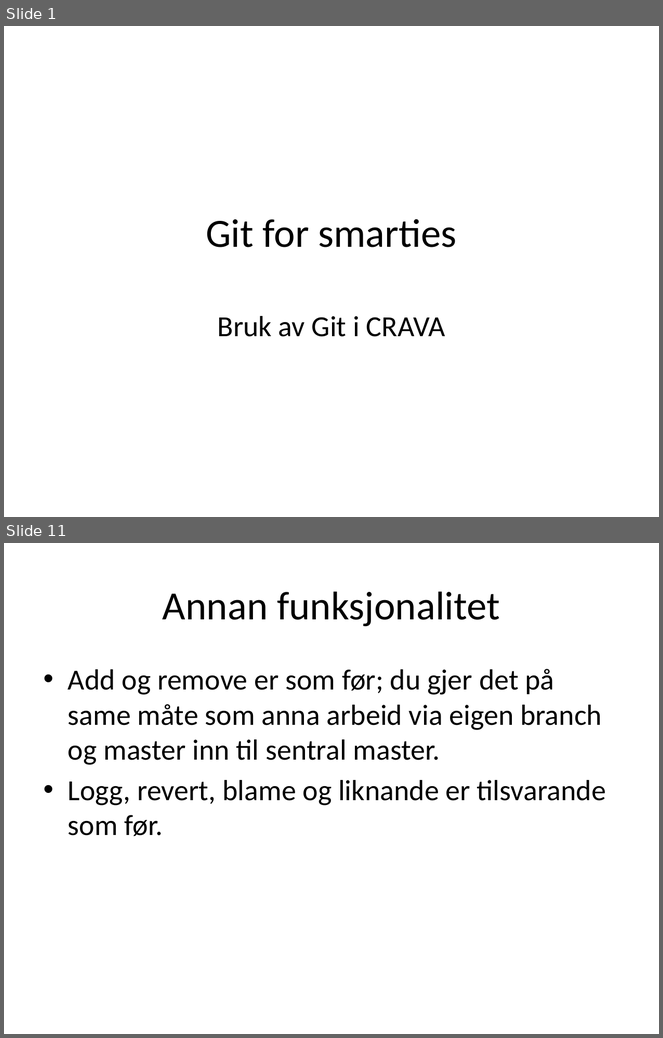
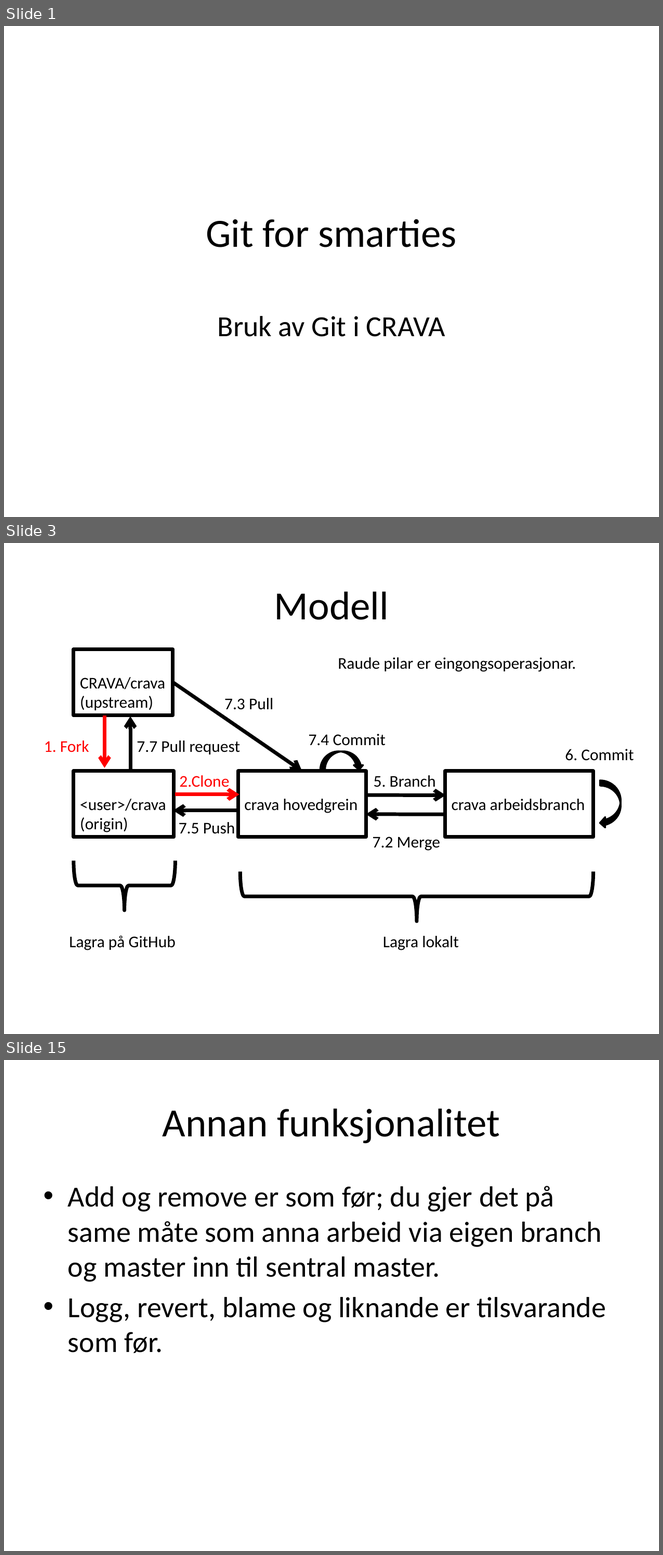
Before and after one commit to CRAVA/crava, a slide deck: doc/Gitforsmarties.pptx. Shown one above the other, each under a label of ours: slides 1 and 11 before the commit, slides 1, 3 and 15 after it; the slides between them are not shown. The pictures are 663x1038 and 663x1555 pixels, drawn with LibreOffice and Linux fonts; fonts in the diff are those of the drawing. Boxes give left, top, right and bottom in pixels: in the first picture for what was removed or moved away, otherwise in the second. Text is boxed around its words. In the diff, an @@ line names an element or a change of style, - is before the commit and + after.

Commit message:
CRA-541: Changed procedure by now merging branch into master before pulling from upstream, and then committing before pushing to origin. Also added graphical illustration of process.

```diff
--- a/doc/Gitforsmarties.pptx
+++ b/doc/Gitforsmarties.pptx
@@ slide 3 added at [4,543,659,1034], background #FFFFFF @@
@@ title added at [274,591,389,620], 44 pt, text #000000 @@
+Modell
@@ rectangle added at [74,649,173,715], outline #000000 4 pt, 18 pt, text #000000 @@
+CRAVA/crava
+(upstream)
@@ text added at [338,657,576,672], 18 pt, text #000000 @@
+Raude pilar er eingongsoperasjonar.
@@ arrow added from (173, 682) to (302, 771), #000000 4 pt @@
@@ text added at [224,698,273,710], 18 pt, text #000000 @@
+7.3 Pull
@@ arrow added from (105, 715) to (105, 768), #FF0000 4 pt @@
@@ arrow added from (130, 769) to (130, 717), #000000 4 pt @@
@@ text added at [44,741,89,753], 18 pt, text #FF0000 @@
+1. Fork
@@ text added at [137,741,240,755], 18 pt, text #000000 @@
+7.7 Pull request
@@ text added at [309,734,386,746], 18 pt, text #000000 @@
+7.4 Commit
@@ curved down arrow added at [321,752,364,770], fill #000000, outline #000000 2 pt @@
@@ text added at [565,749,634,761], 18 pt, text #000000 @@
+6. Commit
@@ rectangle added at [74,771,174,837], outline #000000 4 pt, 18 pt, text #000000 @@
+<user>/crava
+(origin)
@@ text added at [179,775,229,791], 18 pt, text #FF0000 @@
+2.Clone
@@ rectangle added at [238,771,366,837], outline #000000 4 pt, 18 pt, text #000000 @@
+crava hovedgrein
@@ text added at [374,775,436,791], 18 pt, text #000000 @@
+5. Branch
@@ rectangle added at [445,771,593,837], outline #000000 4 pt, 18 pt, text #000000 @@
+crava arbeidsbranch
@@ curved left arrow added at [600,781,621,828], fill #000000, outline #000000 2 pt @@
@@ arrow added from (175, 795) to (239, 795), #FF0000 4 pt @@
@@ arrow added from (367, 795) to (445, 795), #000000 4 pt @@
@@ arrow added from (237, 811) to (173, 811), #000000 4 pt @@
@@ text added at [179,822,235,834], 18 pt, text #000000 @@
+7.5 Push
@@ arrow added from (445, 814) to (366, 814), #000000 4 pt @@
@@ text added at [373,837,440,851], 18 pt, text #000000 @@
+7.2 Merge
@@ left brace added at [74,861,175,911], outline #000000 4 pt @@
@@ left brace added at [240,872,593,922], outline #000000 4 pt @@
@@ text added at [69,936,176,951], 18 pt, text #000000 @@
+Lagra på GitHub
@@ text added at [383,936,458,951], 18 pt, text #000000 @@
+Lagra lokalt
@@ what was slide 11 is now slide 15 @@
```
Also in this commit, not shown: 9 slides changed, 3 other slides added.
